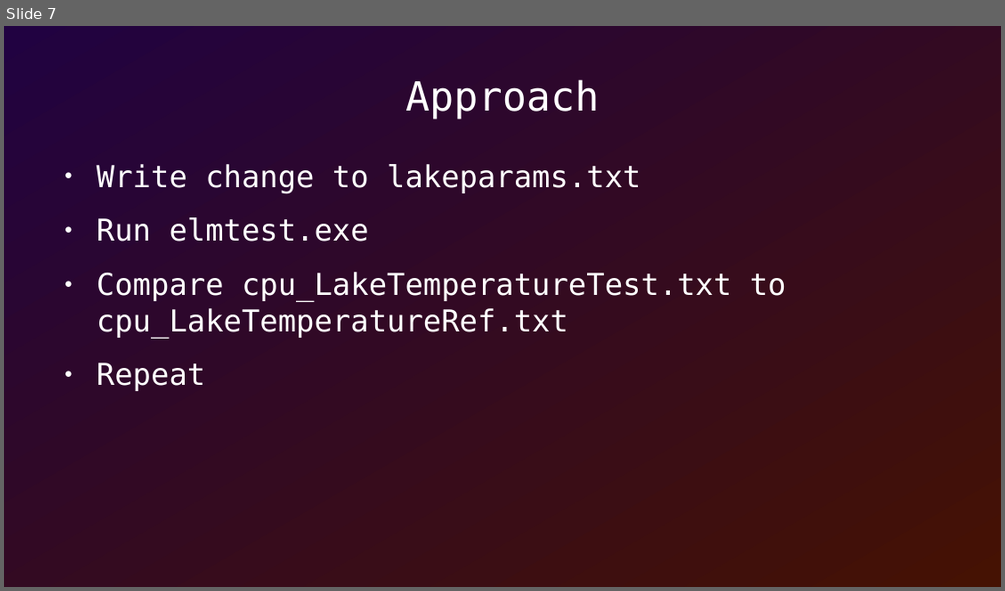
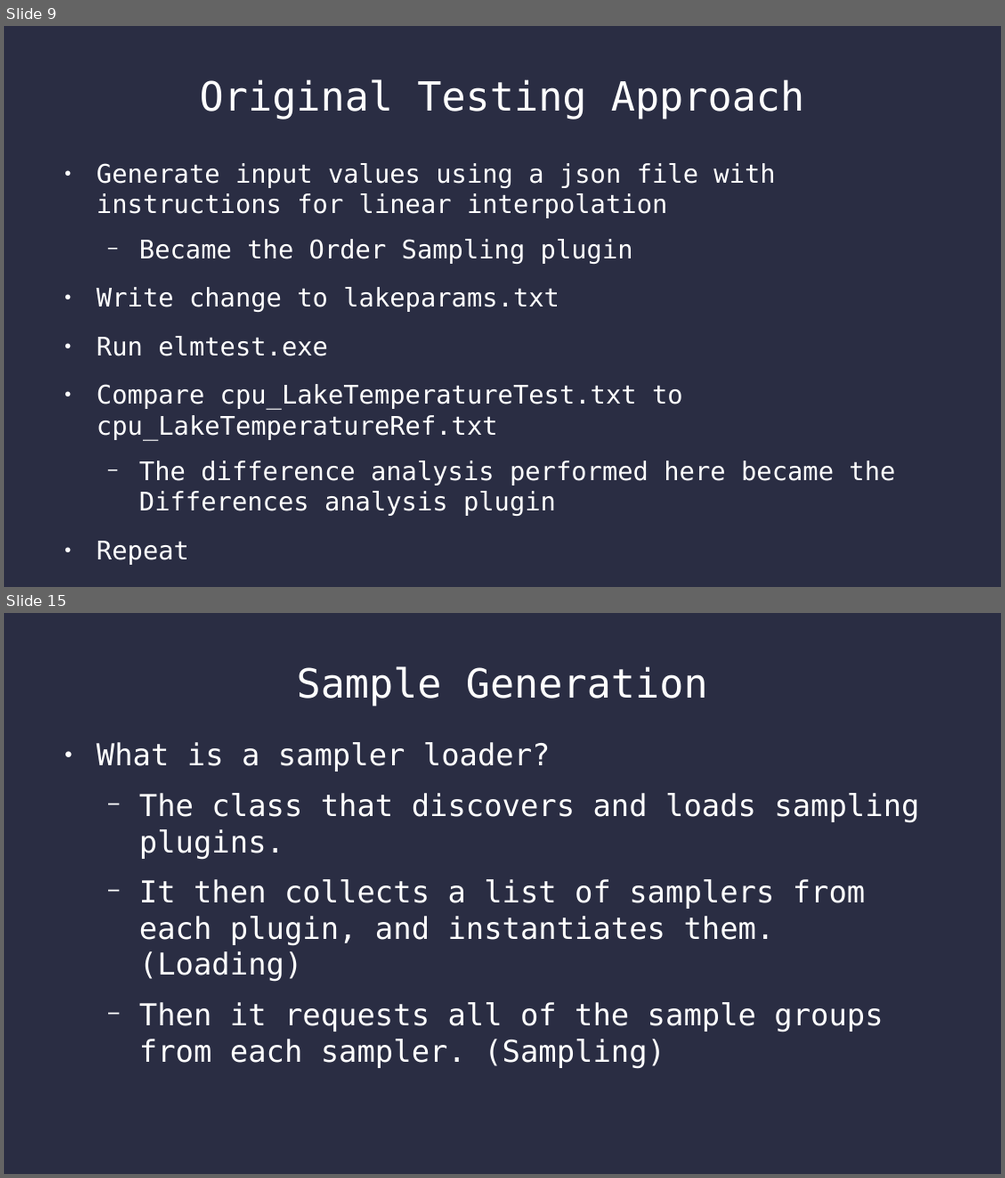
Before and after one commit to SamAllen06/lake_temp_work, a slide deck: documentation/lake_temperature.odp. Shown one above the other, each under a label of ours: slide 7 before the commit, slides 9 and 15 after it; the slides between them are not shown. The pictures are 1005x591 and 1005x1178 pixels, drawn with LibreOffice and Linux fonts; fonts in the diff are those of the drawing. Boxes give left, top, right and bottom in pixels: in the first picture for what was removed or moved away, otherwise in the second. Text is boxed around its words. In the diff, an @@ line names an element or a change of style, - is before the commit and + after.

```diff
--- a/documentation/lake_temperature.odp
+++ b/documentation/lake_temperature.odp
@@ slide 15 added at (4, 613, 1001, 1174), background #2A2D43 @@
@@ title added at (297, 666, 708, 706), 32 pt, text #FFFFFF @@
+Sample Generation
@@ text added at (97, 742, 919, 1068), 24 pt, text #FFFFFF @@
+● What is a sampler loader?
+  − The class that discovers and loads sampling plugins.
+  − It then collects a list of samplers from each plugin, and instantiates them. (Loading)
+  − Then it requests all of the sample groups from each sampler. (Sampling)
@@ what was slide 7 is now slide 9 @@
@@ slide 9 changed as well @@
@@ background gradient #210241 to #451203 to #2A2D43 @@
@@ title at (200, 79, 804, 119): text changed @@
-Approach
+Original Testing Approach
@@ text at (97, 163, 775, 264): paragraphs added @@
+● Generate input values using a json file with instructions for linear interpolation
+  − Became the Order Sampling plugin
@@ text at (97, 287, 683, 440): size 24 to 20.4 pt in "Write change to lakeparams.txt", "Run elmtest.exe", "Compare cpu_LakeTemperatureTest.txt to cpu_LakeTemperatureRe ...", "Repeat" @@
@@ text at (139, 460, 895, 484): paragraph added @@
+  − The difference analysis performed here became the Differences analysis plugin
```
Also in this commit, not shown: 11 other slides changed, 11 other slides added, 6 slides removed, 1 other file.
